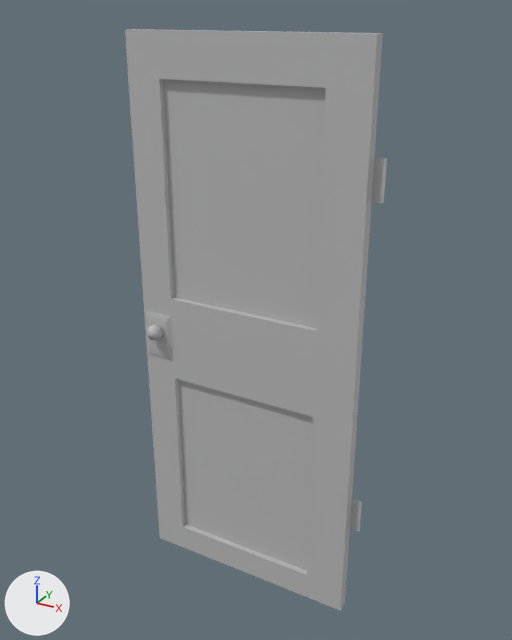
A saved change to the FBX model Assets/Suan's Stuff/3D Models/Door3/Door3.fbx.
Both versions are drawn from a 50 mm lens placed at (1.59, -2.84, 1.62), pointed at (0.0, 0.06, 0.17). The axes (+X, +Y, +Z) are drawn at lower left. The lights are the same throughout. Where no turn or scale is listed for an object, it has been applied to the vertices.
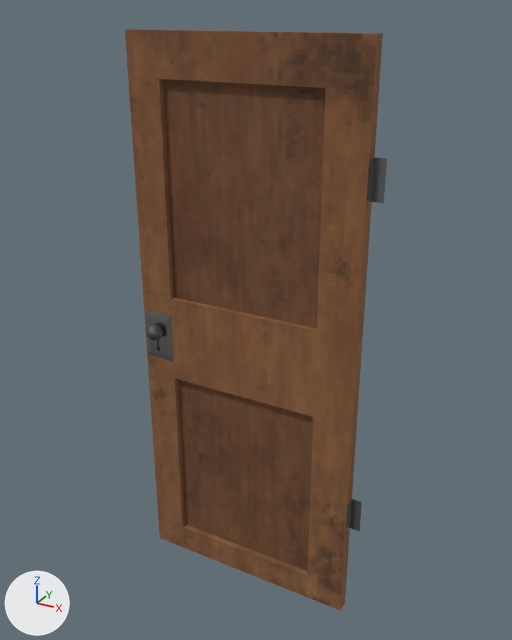
Boxes [x1, y1, x2, y2] around the edits, measured in the pictures (512 x 640 px):
```json
{"object": "polySurface41", "change": "recoloured", "before": [125, 29, 387, 611], "after": [125, 29, 387, 611], "on screen": "grey to brown"}
```

Scene script edits in JSON lines:
```json
{"op": "add", "block": "img_door3_texture_base_color_png", "code": ["img_door3_texture_base_color_png = load_image('Door3_Texture_Base_color.png', '_unpacked/Door3_Texture_Base_color.png', 2048, 2048, 'sRGB')"]}
{"op": "add", "block": "img_door3_texture_roughness_png", "code": ["img_door3_texture_roughness_png = load_image('Door3_Texture_Roughness.png', '_unpacked/Door3_Texture_Roughness.png', 1024, 1024, 'Non-Color')"]}
{"op": "add", "block": "img_door3_texture_metallic_png", "code": ["img_door3_texture_metallic_png = load_image('Door3_Texture_Metallic.png', '_unpacked/Door3_Texture_Metallic.png', 1024, 1024, 'Non-Color')"]}
{"op": "add", "block": "img_door3_texture_normal_opengl_png", "code": ["img_door3_texture_normal_opengl_png = load_image('Door3_Texture_Normal_OpenGL.png', '_unpacked/Door3_Texture_Normal_OpenGL.png', 1024, 1024, 'Non-Color')"]}
{"op": "add", "block": "mat_door3_texture", "code": ["mat_door3_texture = bpy.data.materials.new('Door3_Texture')", "# uses the picture img_door3_texture_base_color_png", "# uses the picture img_door3_texture_metallic_png", "# uses the picture img_door3_texture_normal_opengl_png", "# uses the picture img_door3_texture_roughness_png"]}
{"block": "me_mesh", "where": "me_mesh.from_pydata(...)  # 172 vertices, 170 faces; spans x -0.64..0.64, y -0.12..0.12, z -1.48..1.48"}
{"op": "remove", "block": "me_mesh", "code": "me_mesh.materials.append(mat_lambert2)  # grey #bcbcbc"}
{"op": "add", "block": "me_mesh", "code": "me_mesh.materials.append(mat_door3_texture)"}
```
